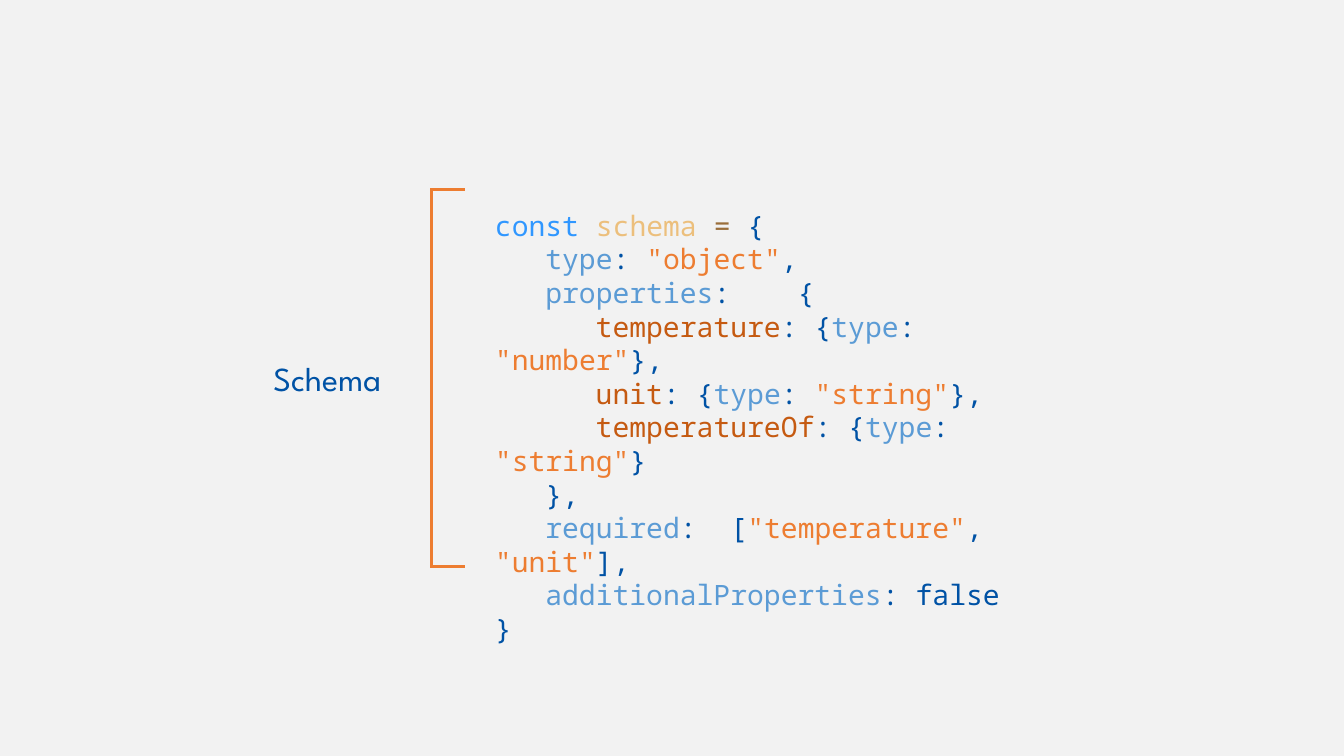
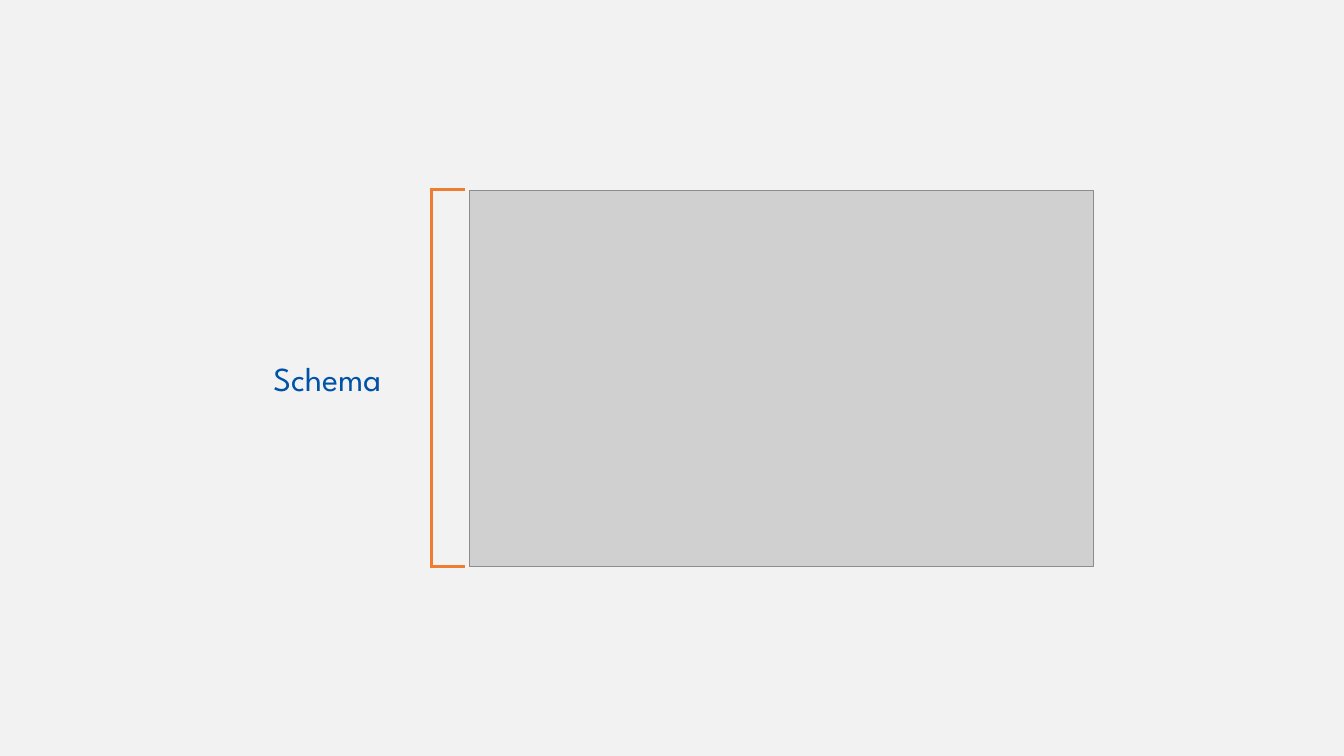
Before and after one commit to w3c/wot-cg, a slide deck: slide 13 of Tutorials/whatiswot/8-JSON_Schema_in_Practice_3/8-JSON_Schema_in_Practice_3.pptx. Drawn at 1344x756 pixels with LibreOffice and Linux fonts; fonts in the diff are those of the drawing; grey boxes stand for pictures. Boxes give left, top, right and bottom in pixels: in the first picture for what was removed or moved away, otherwise in the second. Text is boxed around its words. In the diff, an @@ line names an element or a change of style, - is before the commit and + after.

```diff
--- a/Tutorials/whatiswot/8-JSON_Schema_in_Practice_3/8-JSON_Schema_in_Practice_3.pptx
+++ b/Tutorials/whatiswot/8-JSON_Schema_in_Practice_3/8-JSON_Schema_in_Practice_3.pptx
@@ picture added at <box>470,191,1094,567</box> @@
@@ text removed at <box>495,215,1000,612</box> @@
-const schema = {
-type: "object",
-properties: {
-temperature: {type: "number"},
-unit: {type: "string"},
-temperatureOf: {type: "string"}
-},
-required: ["temperature", "unit"],
-additionalProperties: false
-}
```
Also in this commit, not shown: 13 other slides changed, 3 slides added, 3 slides removed, 21 other files.
